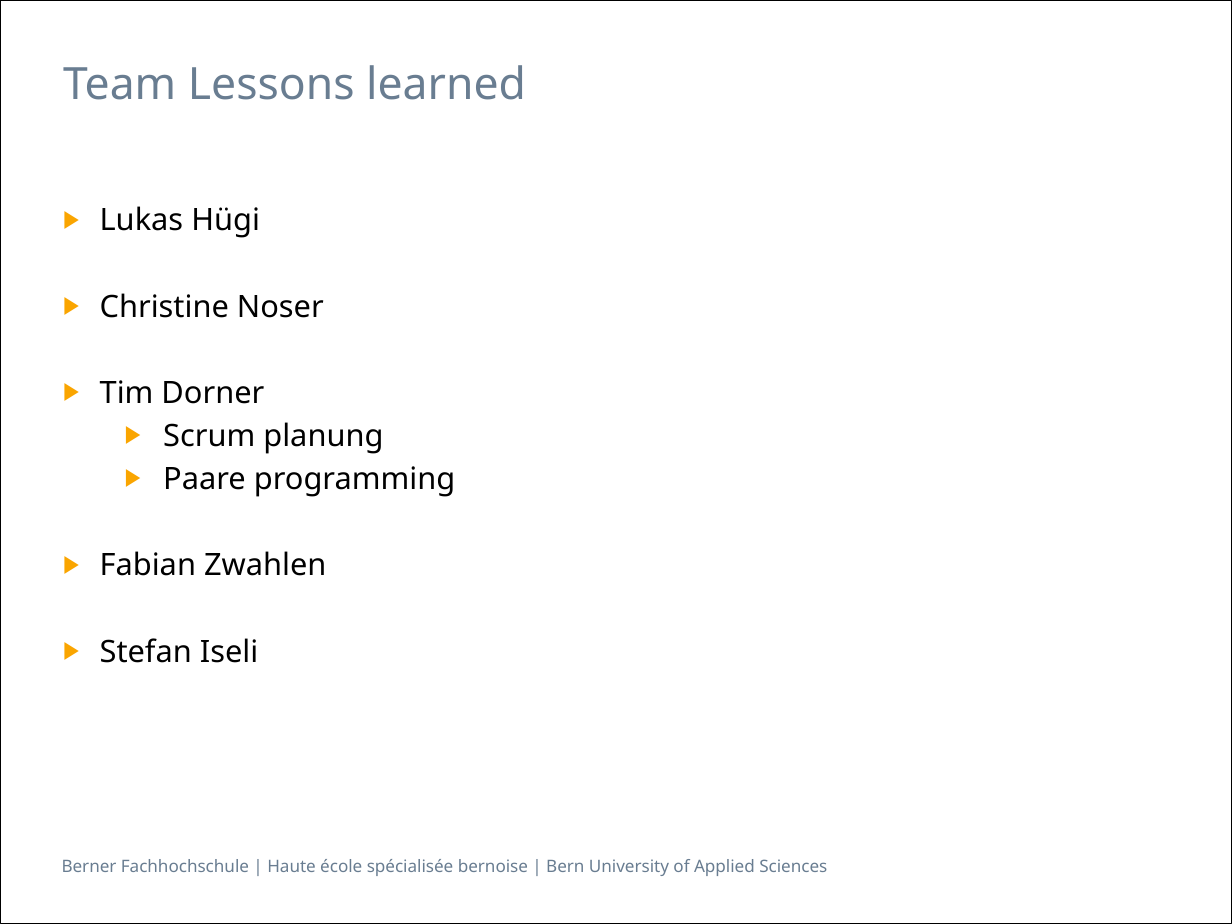
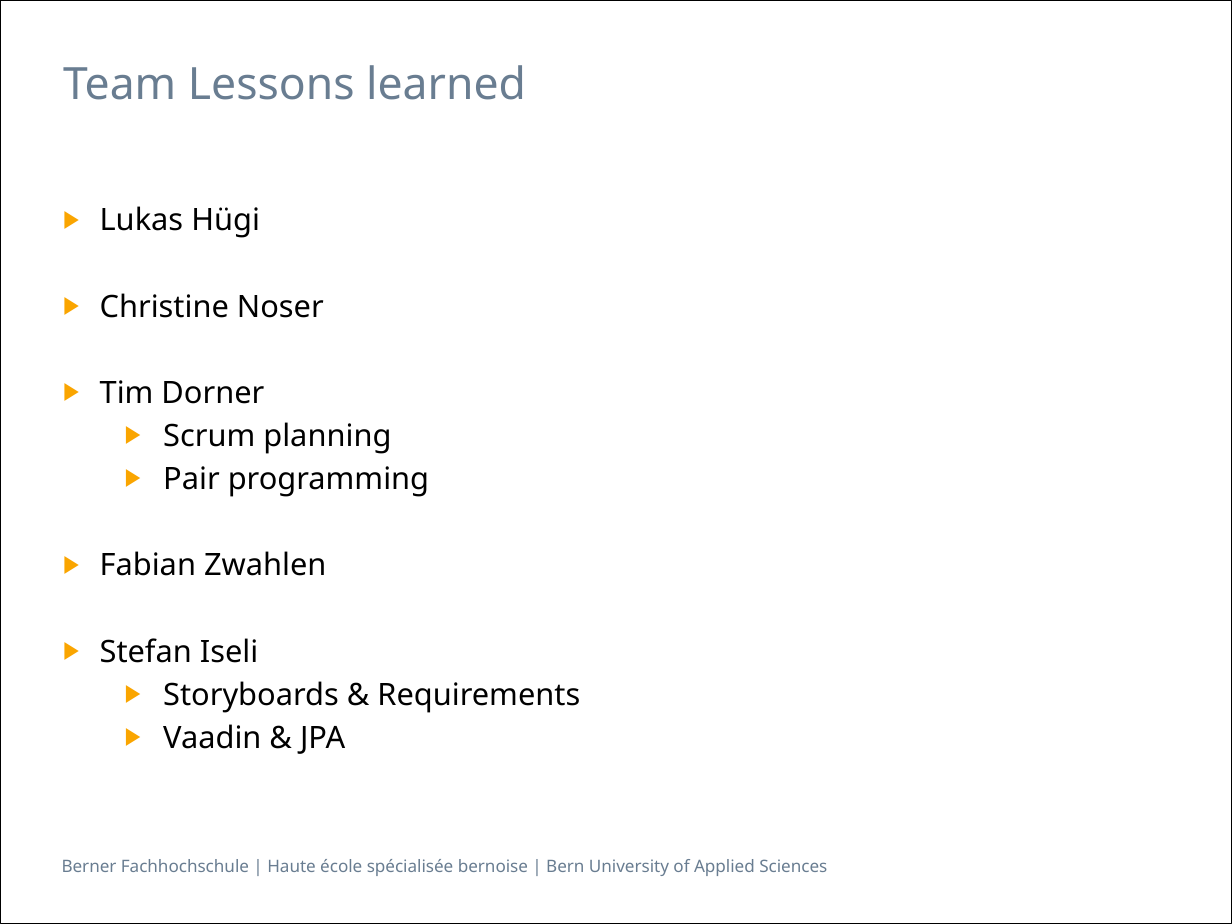
Before and after one commit to isels1/ch.bfh.btx8081.w2015.blue, a slide deck: slide 16 of doc/task14/Task14.pptx. Drawn at 1232x924 pixels with LibreOffice and Linux fonts; fonts in the diff are those of the drawing. Boxes give left, top, right and bottom in pixels: in the first picture for what was removed or moved away, otherwise in the second. Text is boxed around its words. In the diff, an @@ line names an element or a change of style, - is before the commit and + after.

Commit message:
added my contribution and lessons learned

```diff
--- a/doc/task14/Task14.pptx
+++ b/doc/task14/Task14.pptx
@@ text at (163, 422, 429, 497): text changed @@
-  ▶ Scrum planung
-  ▶ Paare programming
+  ▶ Scrum planning
+  ▶ Pair programming
@@ text at (163, 681, 580, 754): paragraphs added @@
+  ▶ Storyboards & Requirements
+  ▶ Vaadin & JPA
```
Also in this commit, not shown: 4 other slides changed, 1 other file.
